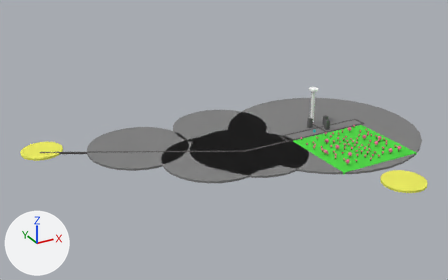
Renders of the glTF model model.glb from each side of a commit.
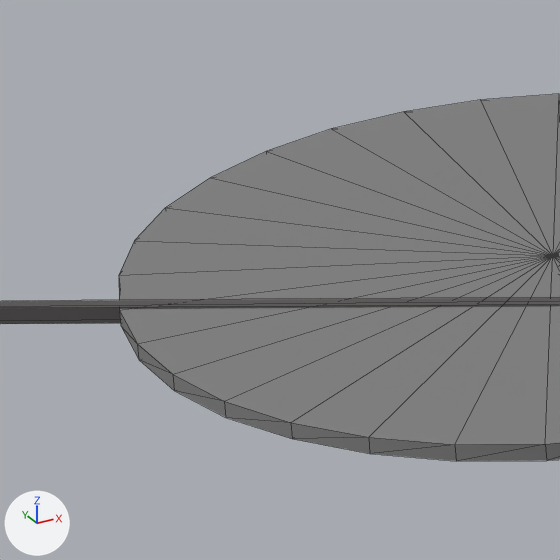
The first picture shows the older version from a 50 mm lens placed at (-191.0, -239.0, 127.0), pointed at (-61.0, -3.0, 9.0). The close-ups show the older and then the newer version on the part from 16% to 31% of the width and 41% to 65% of the height of that picture. Only the edits that show in the close-ups are written down. Arrows for +X, +Y and +Z are at lower left; the lights stay in place. The close-ups show mesh edges as thin lines. Where no turn or scale is listed for an object, it has been applied to the vertices.

In view in the first close-up: 'Cylinder_1.017', 'road.005'.
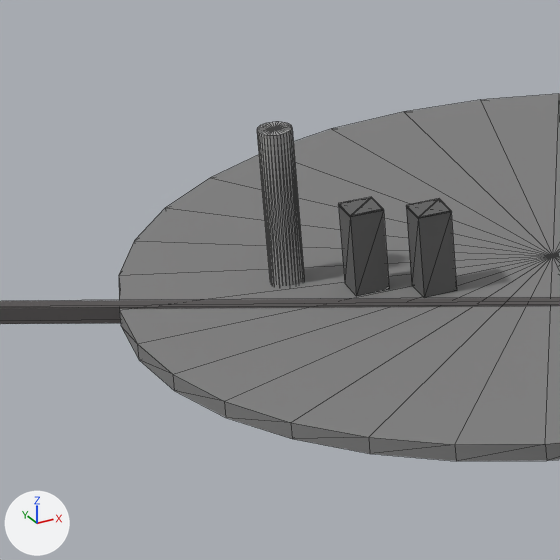
The change, as a diff of the scene's bpy script:
```diff
--- a/model.glb.py
+++ b/model.glb.py
@@ mat_material_14 @@
+mat_material_14 = principled_material('Material_14')
+mat_material_14.base_color = (0.342, 0.342, 0.342)  # grey #9e9e9e
+mat_material_14.roughness = 1.0
@@ me_mesh_14 @@
+me_mesh_14.from_pydata(...)  # 68 vertices, 128 faces; spans x -1.0..1.0, y -1.0..1.0, z -5.0..5.0
+me_mesh_14.materials.append(mat_material_14)  # grey #9e9e9e
@@ ob_towerbig @@
+ob_towerbig = bpy.data.objects.new('towerbig', me_mesh_14)
+ob_towerbig.location = (-107.37, 31.46, 4.94)
@@ ob_box_2_003 @@
+ob_box_2_003 = bpy.data.objects.new('Box_2.003', me_mesh_3)
+ob_box_2_003.parent = ob_group_015
+ob_box_2_003.location = (-10.0, 0.0, 5.504)
+ob_box_2_003.scale = (2.0, 2.0, 0.1)
@@ ob_group_015 @@
+ob_group_015 = bpy.data.objects.new('Group.015', None)
+ob_group_015.location = (-90.33, 26.11, 0.0)
@@ ob_box_1_003 @@
+ob_box_1_003 = bpy.data.objects.new('Box_1.003', me_mesh_4)
+ob_box_1_003.parent = ob_group_015
+ob_box_1_003.location = (-10.0, 0.0, 3.0)
@@ ob_box_2_002 @@
+ob_box_2_002 = bpy.data.objects.new('Box_2.002', me_mesh_3)
+ob_box_2_002.parent = ob_group_014
+ob_box_2_002.location = (-10.0, 0.0, 5.504)
+ob_box_2_002.scale = (2.0, 2.0, 0.1)
@@ ob_group_014 @@
+ob_group_014 = bpy.data.objects.new('Group.014', None)
+ob_group_014.location = (-93.67, 28.2, 0.0)
@@ ob_box_1_002 @@
+ob_box_1_002 = bpy.data.objects.new('Box_1.002', me_mesh_4)
+ob_box_1_002.parent = ob_group_014
+ob_box_1_002.location = (-10.0, 0.0, 3.0)
```

Location of each change, (x1, y1, x2, y2) in pixels of the close-ups (560 x 560 px):
'towerbig', added: after (257, 122, 304, 286)
'Box_1.003', added: after (406, 206, 457, 298)
'Box_1.002', added: after (338, 204, 389, 296)
'Box_2.002', added: after (338, 197, 383, 217)
'Box_2.003', added: after (406, 198, 451, 219)
